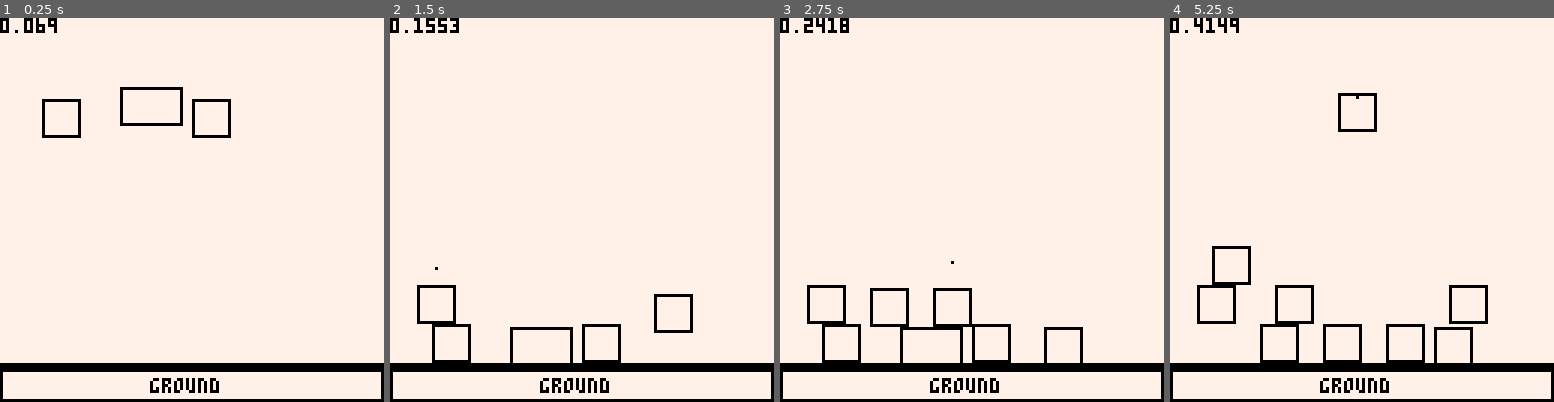
Above: before the commit, frames 1-4 (left to right).
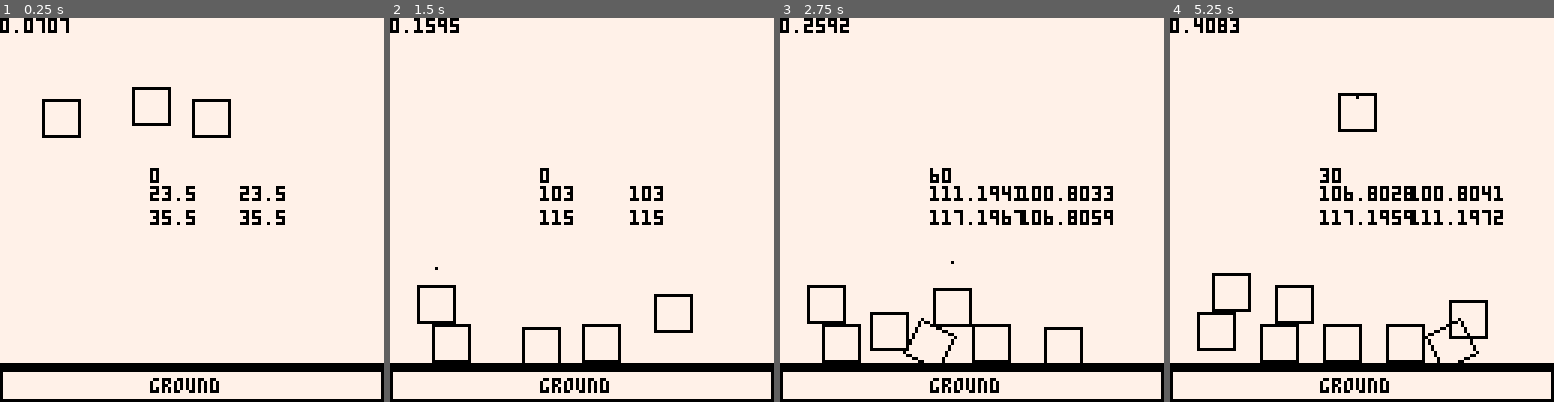
Above: after the commit, the same moments.

Repository: kevylet/PICO-Physics
Game: PICO-8 cartridge physics.p8
Same seed, same stepped clock (60 frames per second), same inputs: the game is played once before the commit and once after it.
Inputs (mouse positions are in pixels of both pictures, inside the frame that each line leads up to):
- Up to frame 1 (0.25 s): no input
- Up to frame 2 (1.5 s): click (670, 121) at 0.67 s; click (436, 267) at 1.22 s
- Up to frame 3 (2.75 s): hold Right 1.6-2.1 s; click (887, 114) at 1.77 s; click (952, 259) at 2.32 s; hold Right from 2.47 s (still down)
- Up to frame 4 (5.25 s): click (1404, 106) at 2.87 s; release Right at 3.03 s; hold Left 3.08-3.58 s; click (1465, 256) at 3.42 s; click (1231, 102) at 3.97 s; hold Right 4.02-4.68 s; click (1292, 248) at 4.52 s; click (1354, 94) at 5.07 s; hold Left from 5.08 s (still down)

The runs differ from the first frame. In frame 1, 1.4% of the frame differs, in the area x 9-75%, y 0-54%; in frame 2, 1.1%; in frame 3, 2.8%; in frame 4, 3.5%, in the area x 7-87%, y 0-90%.

Commit message:
Fixed rotation to maintain relative points
-  when a box is rotated 90*, the points will correct themselves so that p1 is always the top left etc.

Diff:
--- a/physics.p8
+++ b/physics.p8
@@ -55,6 +55,45 @@
  add(boxes, new_box)
 end
 
+function spawn_box2(size, location, movable)
+ local new_box = {}
+ new_box["points"] = {}
+ new_box["points"]["cx"] = location[1]
+ new_box["points"]["cy"] = location[2]
+ -- point 1
+ new_box["points"]["x1"] = location[1] - (size[1] / 2)
+ new_box["points"]["y1"] = location[2] - (size[2] / 2)
+ -- point 2
+ new_box["points"]["x2"] = location[1] + (size[1] / 2)
+ new_box["points"]["y2"] = location[2] - (size[2] / 2)
+ -- point 3
+ new_box["points"]["x3"] = location[1] - (size[1] / 2)
+ new_box["points"]["y3"] = location[2] + (size[2] / 2)
+ -- point 4
+ new_box["points"]["x4"] = location[1] + (size[1] / 2)
+ new_box["points"]["y4"] = location[2] + (size[2] / 2)
+
+ new_box["velocities"] = {}
+ -- point 1
+ new_box["velocities"]["vx1"] = 0
+ new_box["velocities"]["vy1"] = 0
+ -- point 2
+ new_box["velocities"]["vx2"] = 0
+ new_box["velocities"]["vy2"] = 0
+ -- point 3
+ new_box["velocities"]["vx3"] = 0
+ new_box["velocities"]["vy3"] = 0
+ -- point 4
+ new_box["velocities"]["vx4"] = 0
+ new_box["velocities"]["vy4"] = 0
+
+ new_box["movable"] = movable
+
+ new_box.angle = 0
+
+ return new_box
+end
+
 function delete_first_box()
  local new_boxes = {}
  for b in all(boxes) do
@@ -106,19 +145,47 @@
 
  x = x_new + cx
  y = y_new + cy
- return {x, y}
+ return x, y
+end
+
+function swap_points(x1,y1,x2,y2)
+ return x2, y2, x1, y1
+end
+
+function update_corners(b)
+ local px
+ local py
+ if b.angle < 180 then
+  color(8)
+  px = b.points.x1
+  py = b.points.y1
+  b.points.x1 = b.points.x2
+  b.points.y1 = b.points.y2
+  b.points.x2 = b.points.x4
+  b.points.y2 = b.points.y4
+  b.points.x4 = b.points.x3
+  b.points.y4 = b.points.y3
+  b.points.x3 = px
+  b.points.y3 = py
+ end
+ b.angle %= 90
+ return b
 end
 
 function rotate_box(b,angle,cx,cy)
- b.points.x1 = rotate_point(b.points.cx, b.points.cy, angle, b.points.x1, b.points.y1)[1]
- b.points.y1 = rotate_point(b.points.cx, b.points.cy, angle, b.points.x1, b.points.y1)[2]
- b.points.x2 = rotate_point(b.points.cx, b.points.cy, angle, b.points.x2, b.points.y2)[1]
- b.points.y2 = rotate_point(b.points.cx, b.points.cy, angle, b.points.x2, b.points.y2)[2]
- b.points.x3 = rotate_point(b.points.cx, b.points.cy, angle, b.points.x3, b.points.y3)[1]
- b.points.y3 = rotate_point(b.points.cx, b.points.cy, angle, b.points.x3, b.points.y3)[2]
- b.points.x4 = rotate_point(b.points.cx, b.points.cy, angle, b.points.x4, b.points.y4)[1]
- b.points.y4 = rotate_point(b.points.cx, b.points.cy, angle, b.points.x4, b.points.y4)[2]
+ b.points.x1, b.points.y1 = rotate_point(b.points.cx, b.points.cy, angle, b.points.x1, b.points.y1)
+ b.points.x2, b.points.y2 = rotate_point(b.points.cx, b.points.cy, angle, b.points.x2, b.points.y2)
+ b.points.x3, b.points.y3 = rotate_point(b.points.cx, b.points.cy, angle, b.points.x3, b.points.y3)
+ b.points.x4, b.points.y4 = rotate_point(b.points.cx, b.points.cy, angle, b.points.x4, b.points.y4)
+
  b.angle = (b.angle + angle) % 360
+ if b.angle >= 90 then
+  b = update_corners(b)
+ end
+end
+
+function is_balanced(top_b,bot_b)
+ -- if top_b
 end
 
 function collision(b1,b2)
@@ -158,14 +225,16 @@
 
 function update_box(b)
    if b.movable == true then
-    b.points.x1 += b.velocities.vx1
-    b.points.y1 += b.velocities.vy1
-    b.points.x2 += b.velocities.vx2
-    b.points.y2 += b.velocities.vy2
-    b.points.x3 += b.velocities.vx3
-    b.points.y3 += b.velocities.vy3
-    b.points.x4 += b.velocities.vx4
-    b.points.y4 += b.velocities.vy4
+ b.points.x1 += b.velocities.vx1
+ b.points.y1 += b.velocities.vy1
+ b.points.x2 += b.velocities.vx2
+ b.points.y2 += b.velocities.vy2
+ b.points.x3 += b.velocities.vx3
+ b.points.y3 += b.velocities.vy3
+ b.points.x4 += b.velocities.vx4
+ b.points.y4 += b.velocities.vy4
+ b.points.cx += b.velocities.vx1
+ b.points.cy += b.velocities.vy1
    end
 end
 
@@ -208,11 +277,12 @@
 end
 
 function _init()
+ color(0)
  last_x = 0
  last_y = 0
  poke(0x5f2d, 1) -- enable mouse
  spawn_box({127,10},{64,122}, false) -- ground box needs to be first so it isn't deleted
- spawn_box({20,12},{50,16}, true)
+ spawn_box({12,12},{50,16}, true)
  spawn_box({12,12},{70,20}, true)
  spawn_box({12,12},{20,20}, true)
 end
@@ -226,14 +296,25 @@
    delete_first_box()
   end
  end
+ if btnp(0) then
+  rotate_box(boxes[2],30,boxes[2].points.cx,boxes[2].points.cy)
+ end
+ if btnp(1) then
+  rotate_box(boxes[2],30,boxes[2].points.cx,boxes[2].points.cy)
+ end
  update_boxes(boxes)
 end
 
 function _draw()
  cls(7)
- color(0)
+
  print(stat(1))
  print("ground",50,120)
+ print(boxes[2].angle, 50,50)
+ print(boxes[2].points.y1, 50,56)
+ print(boxes[2].points.y2, 80,56)
+ print(boxes[2].points.y3, 50,64)
+ print(boxes[2].points.y4, 80,64)
  draw_boxes(boxes)
  line(stat(32),stat(33),stat(32),stat(33),0)
 end
